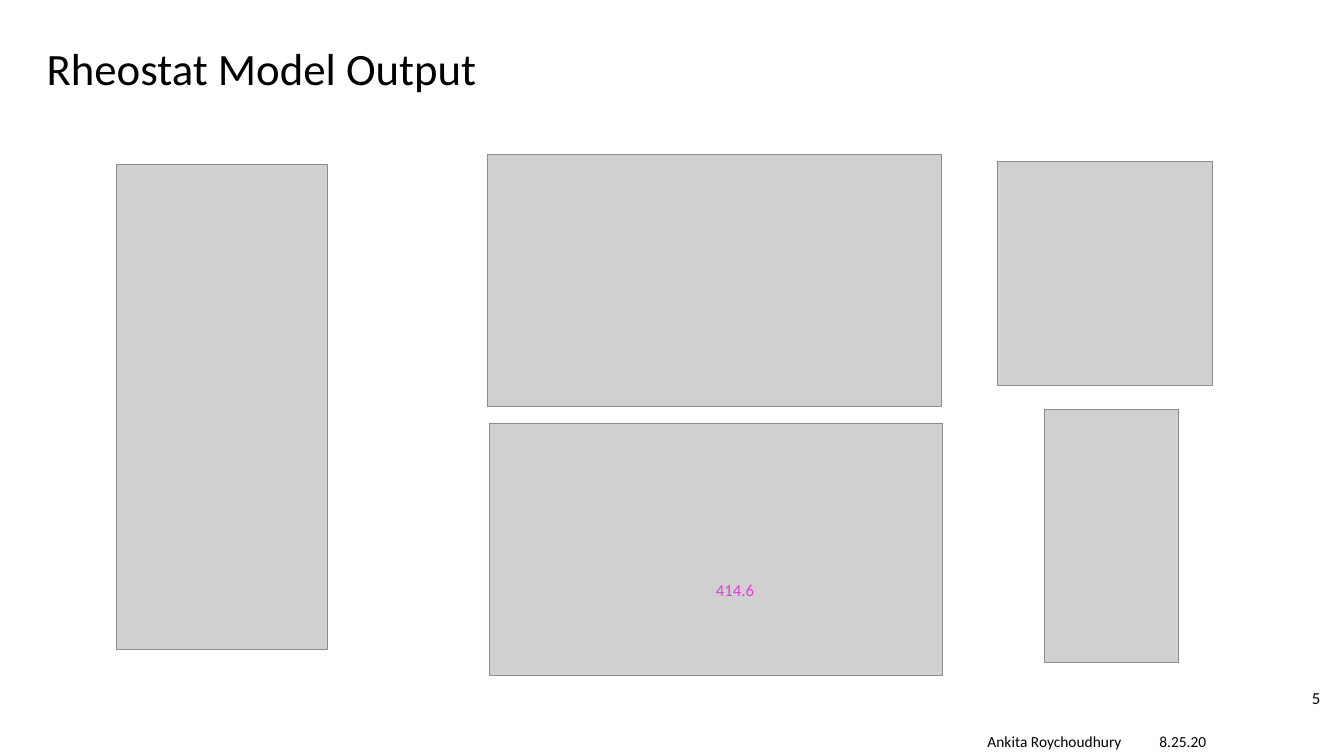
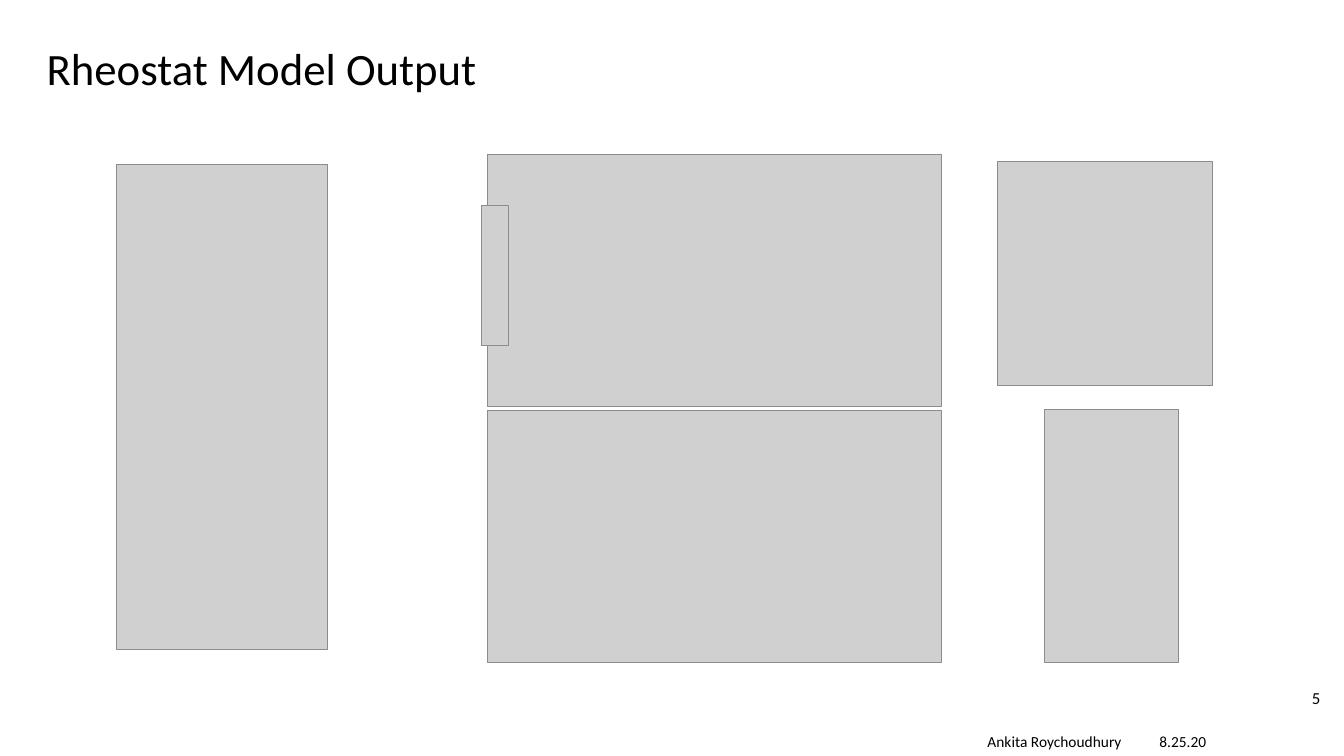
Before and after one commit to AnkitaRoychoudhury/ug_murray, a slide deck: slide 5 of miscellaneous/presentations/20200825_labmtg.pptx. Drawn at 1344x756 pixels with LibreOffice and Linux fonts; fonts in the diff are those of the drawing; grey boxes stand for pictures; background and template pictures are left out. Boxes give left, top, right and bottom in pixels: in the first picture for what was removed or moved away, otherwise in the second. Text is boxed around its words. In the diff, an @@ line names an element or a change of style, - is before the commit and + after.

```diff
--- a/miscellaneous/presentations/20200825_labmtg.pptx
+++ b/miscellaneous/presentations/20200825_labmtg.pptx
@@ picture added at (482,206,509,345) @@
@@ picture: place and size @@
-picture at (489,423,943,676)
+picture at (488,410,942,662)
@@ text removed at (716,584,754,596) @@
-414.6
```
Also in this commit, not shown: 4 other slides changed, 12 other files.
